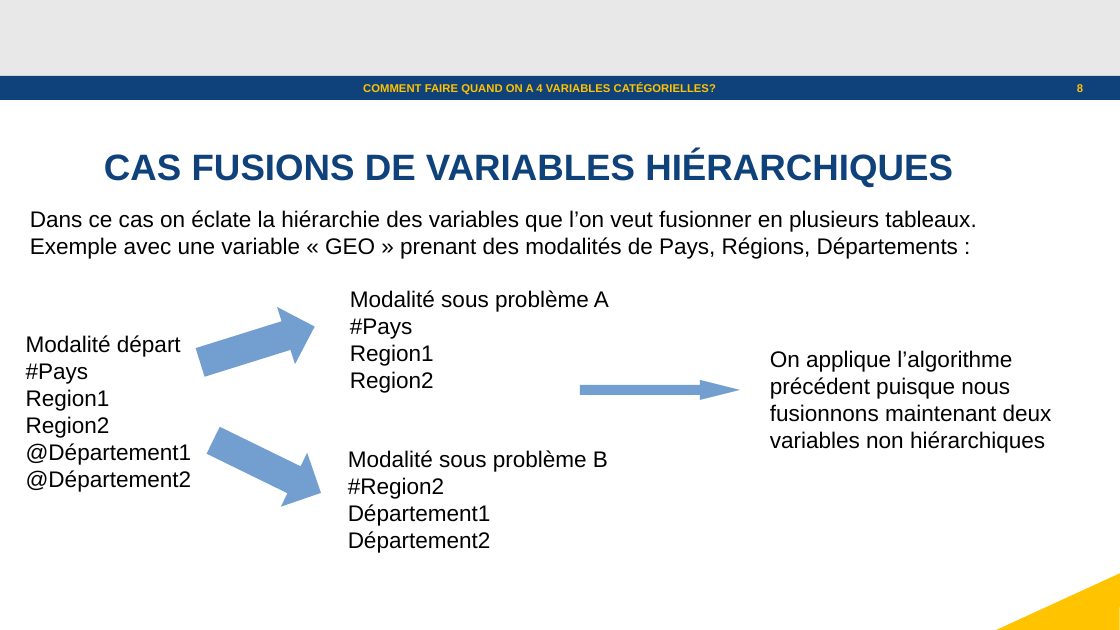
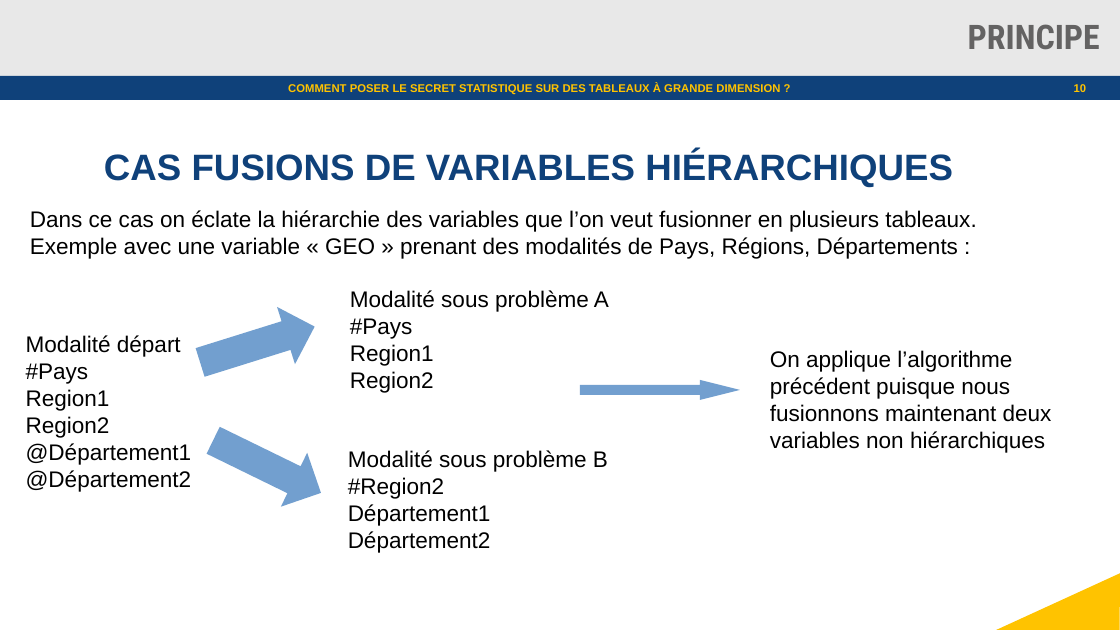
Before and after one commit to julienjamme/stage1A_2023, a slide deck: slide 10 of presentation_mi_parcours.odp (slide 8 before the commit). Drawn at 1120x630 pixels with LibreOffice and Linux fonts; fonts in the diff are those of the drawing; background and template pictures are left out. Boxes give left, top, right and bottom in pixels: in the first picture for what was removed or moved away, otherwise in the second. Text is boxed around its words. In the diff, an @@ line names an element or a change of style, - is before the commit and + after.

```diff
--- a/presentation_mi_parcours.odp
+++ b/presentation_mi_parcours.odp
@@ title added at [968, 24, 1100, 50], 24 pt, text #646363, bold @@
+PRINCIPE
@@ text at [288, 83, 780, 94]: text changed @@
-COMMENT FAIRE QUAND ON A 4 VARIABLES CATÉGORIELLES?
+COMMENT POSER LE SECRET STATISTIQUE SUR DES TABLEAUX À GRANDE DIMENSION ?
@@ page number at [1074, 84, 1087, 92]: text changed @@
-8
+10
```
Also in this commit, not shown: 6 other slides changed, 13 slides added, 11 slides removed.
